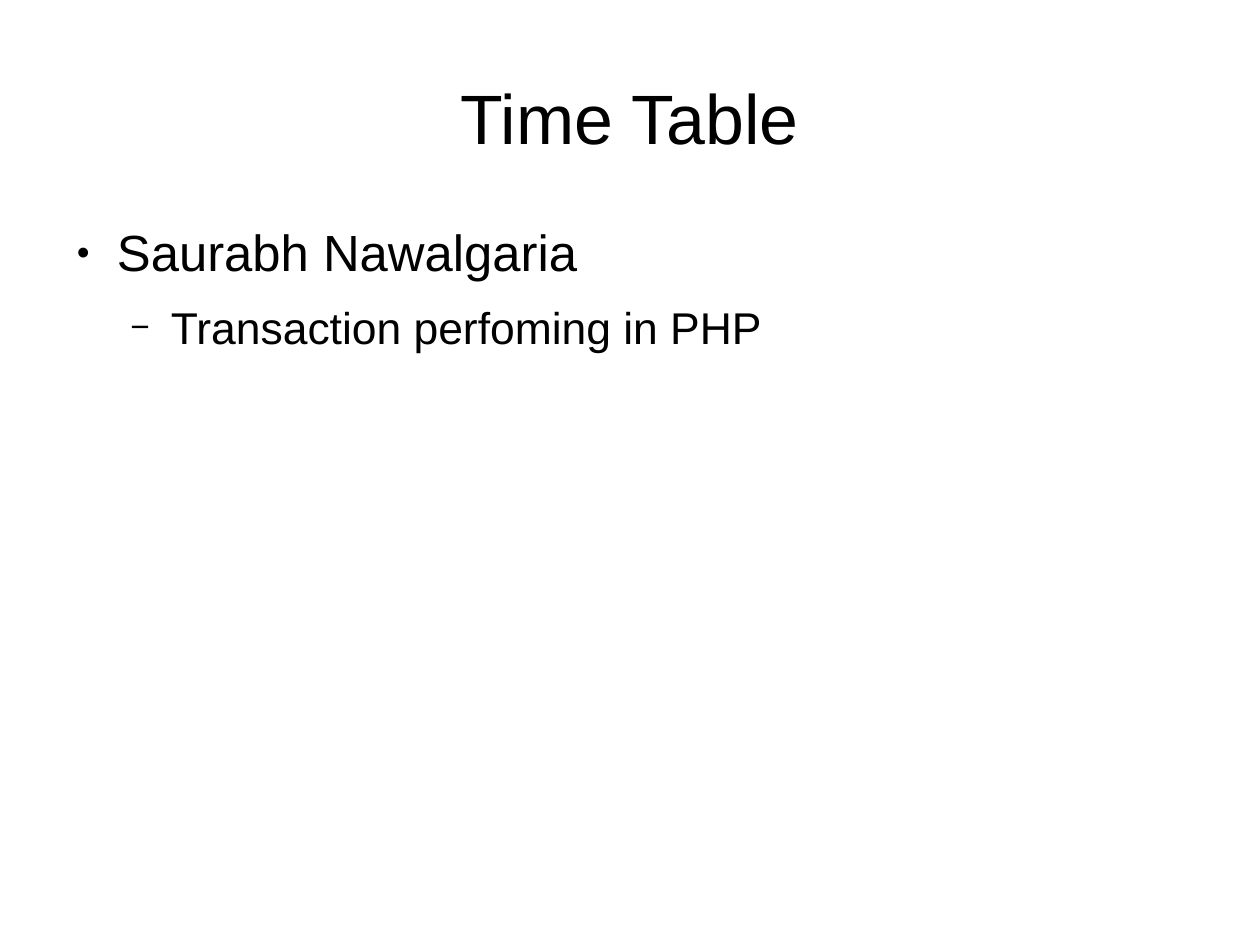
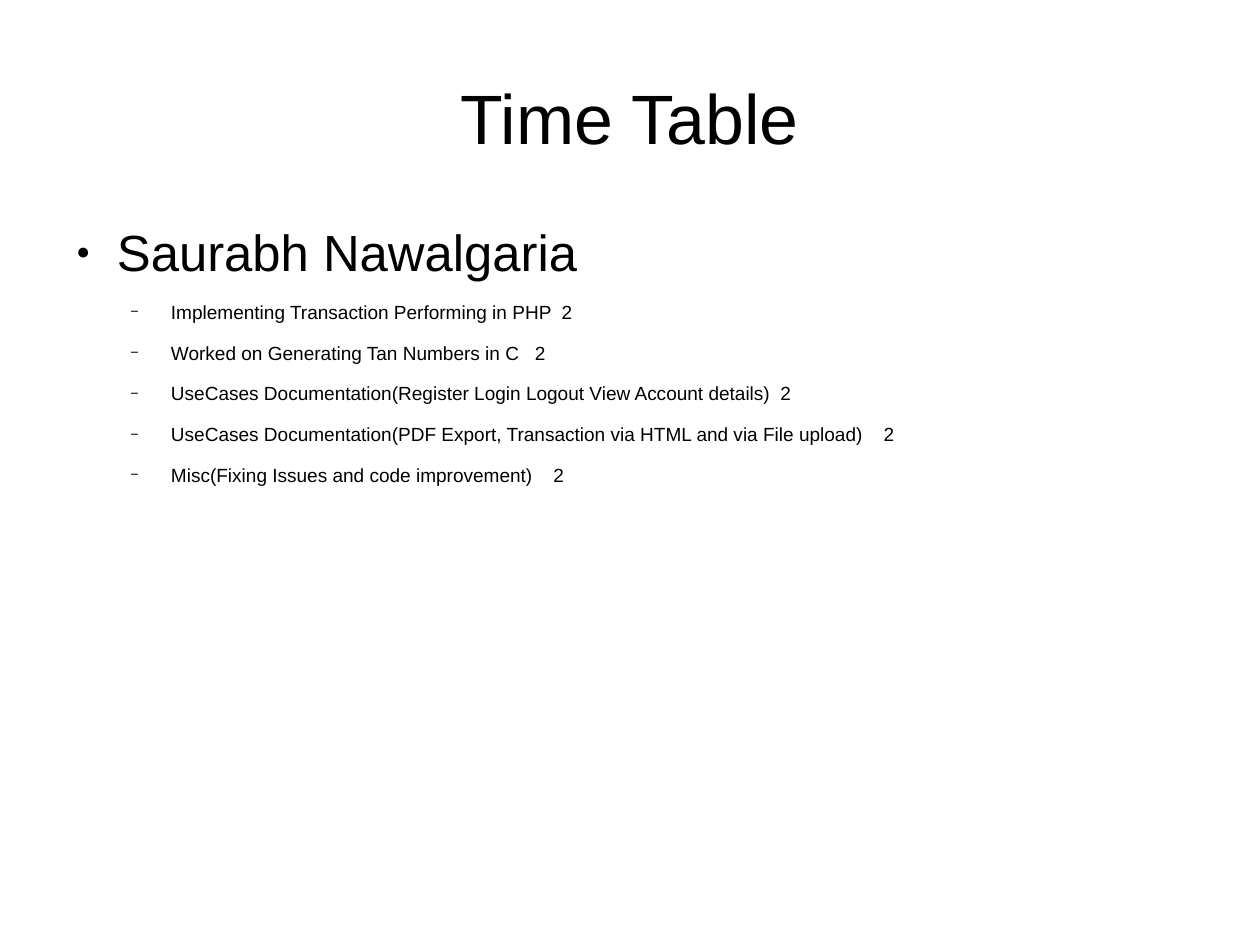
Before and after one commit to snawalgaria/SecureCoding, a slide deck: slide 6 of presentation/presentation.odp. Drawn at 1260x945 pixels with LibreOffice and Linux fonts; fonts in the diff are those of the drawing. Boxes give left, top, right and bottom in pixels: in the first picture for what was removed or moved away, otherwise in the second. Text is boxed around its words. In the diff, an @@ line names an element or a change of style, - is before the commit and + after.

```diff
--- a/presentation/presentation.odp
+++ b/presentation/presentation.odp
@@ text at [171,305,862,486]: text changed; size 28 to 12 pt @@
-  − Transaction perfoming in PHP
+  − Implementing Transaction Performing in PHP 2
+  − Worked on Generating Tan Numbers in C 2
+  − UseCases Documentation(Register Login Logout View Account details) 2
+  − UseCases Documentation(PDF Export, Transaction via HTML and via File upload) 2
+  − Misc(Fixing Issues and code improvement) 2
```
Also in this commit, not shown: 2 other slides changed.
